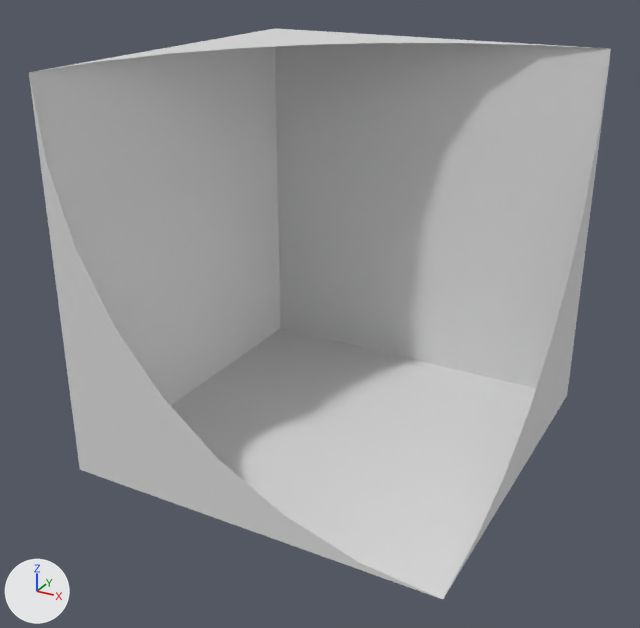
The glTF model models/seperated_blocks/r4c2_body_light_grey.gltf: old version first, new version second.
Rendered twice from a 50 mm lens placed at (1.95, -3.81, 1.58), pointed at (-0.06, -0.16, -0.25). The lights are fixed; the arrows at lower left show +X, +Y and +Z. Objects named as collision shapes, trigger or cutter boxes, shadow casters or lower levels of detail are left out. Vertices at the same position are counted once.

Names of what the first picture shows: 'r4c2_body_light_grey'.
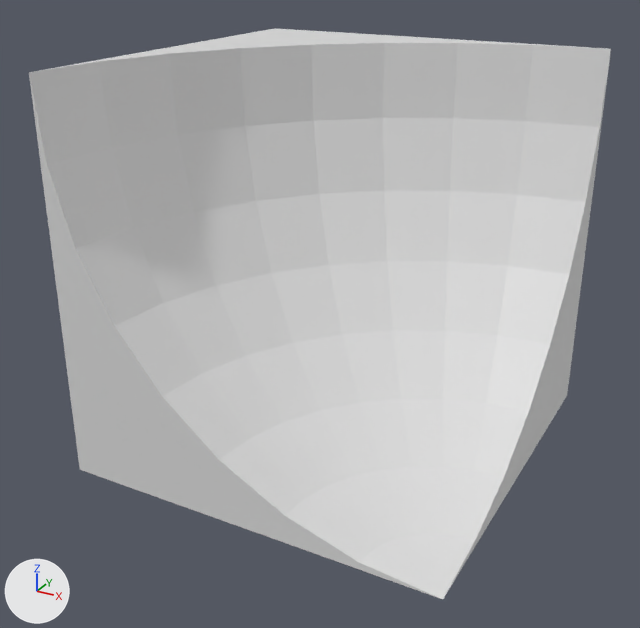
What differs and where, as boxes (x1, y1, x2, y2) in the pictures (640 x 628 px):
part 1 of me_cube_541, added
    after: (29, 43, 611, 599)

The change, as a list of edits to the scene's bpy script:
```text
Change me_cube_541:
    used by ob_r4c2_body_light_grey; location = (0.0, 0.0, 0.0)
    remove me_cube_541.from_pydata(...)  # 76 vertices, 112 faces; spans x -1.01..0.99, y -1.0..1.0, z -1.0..1.0
    add me_cube_541.from_pydata(...)  # 119 vertices, 234 faces; spans x -1.01..0.99, y -1.0..1.0, z -1.0..1.0
    me_cube_541 part 1
    43 vertices are added at x -0.93..0.84, y -0.93..0.92, z -0.96..0.61
    122 new faces join them
```
